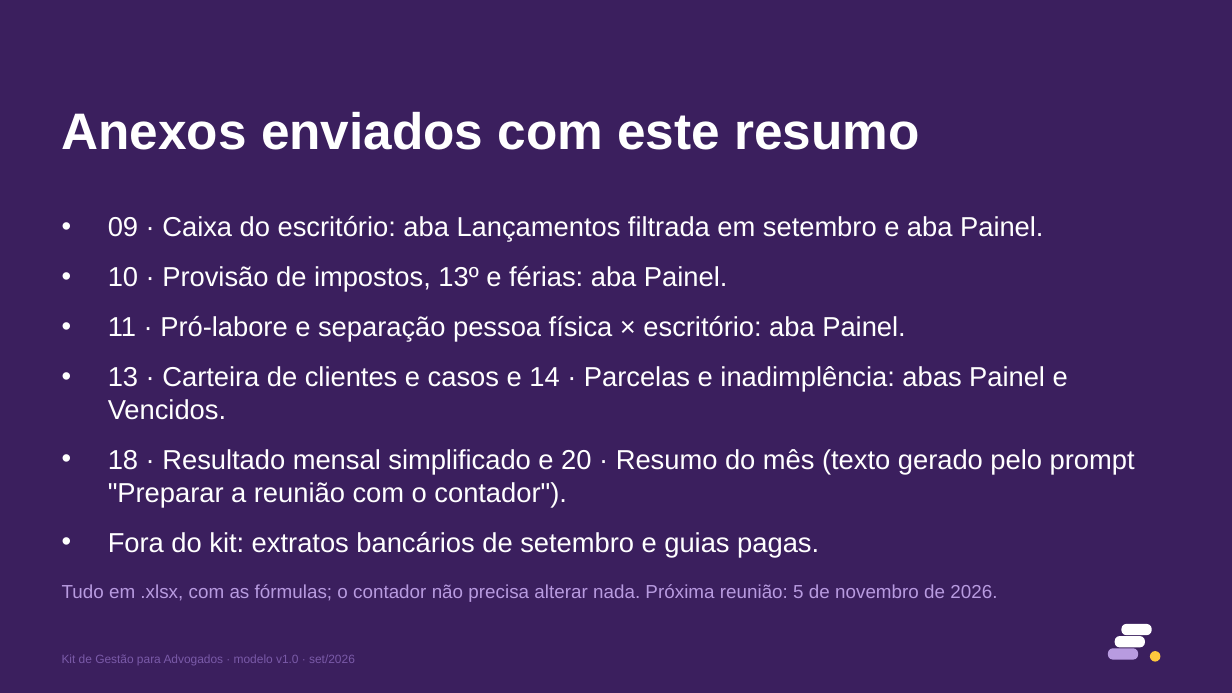
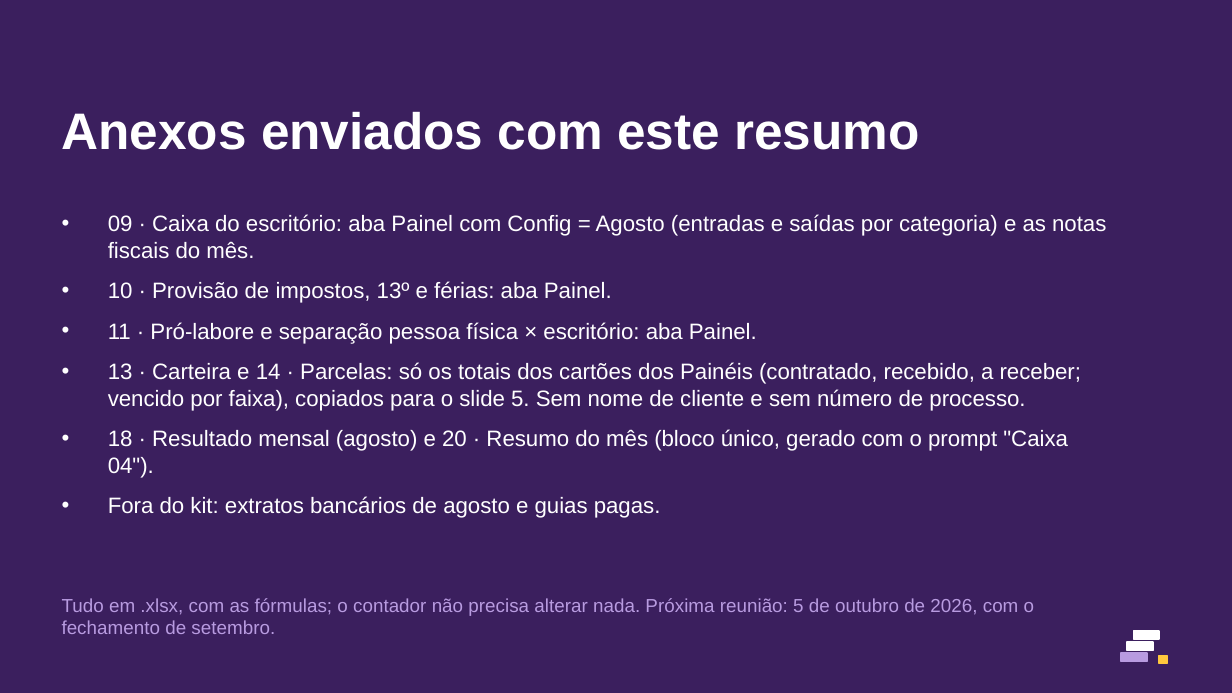
Before and after one commit to eduardomtzz/claude-code, a slide deck: slide 8 of projetos/gestao-ia-planilhas/produto/kit-advogados/29-modelo-carteira-para-o-contador-8-slides.pptx. Drawn at 1232x693 pixels with LibreOffice and Linux fonts; fonts in the diff are those of the drawing. Boxes give left, top, right and bottom in pixels: in the first picture for what was removed or moved away, otherwise in the second. Text is boxed around its words. In the diff, an @@ line names an element or a change of style, - is before the commit and + after.

```diff
--- a/projetos/gestao-ia-planilhas/produto/kit-advogados/29-modelo-carteira-para-o-contador-8-slides.pptx
+++ b/projetos/gestao-ia-planilhas/produto/kit-advogados/29-modelo-carteira-para-o-contador-8-slides.pptx
@@ text at (x1=108, y1=214, x2=1106, y2=259): text changed; size 16 to 13 pt @@
-• 09 · Caixa do escritório: aba Lançamentos filtrada em setembro e aba Painel.
+• 09 · Caixa do escritório: aba Painel com Config = Agosto (entradas e saídas por categoria) e as notas fiscais do mês.
@@ text at (x1=108, y1=281, x2=757, y2=344): size 16 to 13 pt in "10 · Provisão de impostos, 13º e ...", "11 · Pró-labore e separação pessoa física ..."; less space between paragraphs @@
@@ text at (x1=108, y1=362, x2=1081, y2=518): text changed; size 16 to 13 pt @@
-• 13 · Carteira de clientes e casos e 14 · Parcelas e inadimplência: abas Painel e Vencidos.
-• 18 · Resultado mensal simplificado e 20 · Resumo do mês (texto gerado pelo prompt "Preparar a reunião com o contador").
-• Fora do kit: extratos bancários de setembro e guias pagas.
+• 13 · Carteira e 14 · Parcelas: só os totais dos cartões dos Painéis (contratado, recebido, a receber; vencido por faixa), copiados para o slide 5. Sem nome de cliente e sem número de processo.
+• 18 · Resultado mensal (agosto) e 20 · Resumo do mês (bloco único, gerado com o prompt "Caixa 04").
+• Fora do kit: extratos bancários de agosto e guias pagas.
@@ text at (x1=62, y1=598, x2=1034, y2=634): text changed @@
-Tudo em .xlsx, com as fórmulas; o contador não precisa alterar nada. Próxima reunião: 5 de novembro de 2026.
+Tudo em .xlsx, com as fórmulas; o contador não precisa alterar nada. Próxima reunião: 5 de outubro de 2026, com o fechamento de setembro.
@@ rounded rectangle removed at (x1=1122, y1=625, x2=1151, y2=634) @@
@@ text removed at (x1=62, y1=654, x2=355, y2=665) @@
-Kit de Gestão para Advogados · modelo v1.0 · set/2026
@@ rounded rectangle removed at (x1=1109, y1=649, x2=1137, y2=659) @@
@@ rounded rectangle removed at (x1=1115, y1=637, x2=1143, y2=647) @@
@@ rectangle added at (x1=1121, y1=653, x2=1147, y2=662), fill #B89BE0, outline #B89BE0 1 pt @@
@@ rectangle added at (x1=1127, y1=642, x2=1153, y2=650), fill #FFFFFF, outline #FFFFFF 1 pt @@
@@ rectangle added at (x1=1133, y1=631, x2=1159, y2=639), fill #FFFFFF, outline #FFFFFF 1 pt @@
@@ ellipse removed at (x1=1151, y1=652, x2=1159, y2=660) @@
@@ rectangle added at (x1=1159, y1=655, x2=1168, y2=664), fill #FFC83D, outline #FFC83D 1 pt @@
```
Also in this commit, not shown: 7 other slides changed, 47 other files.
